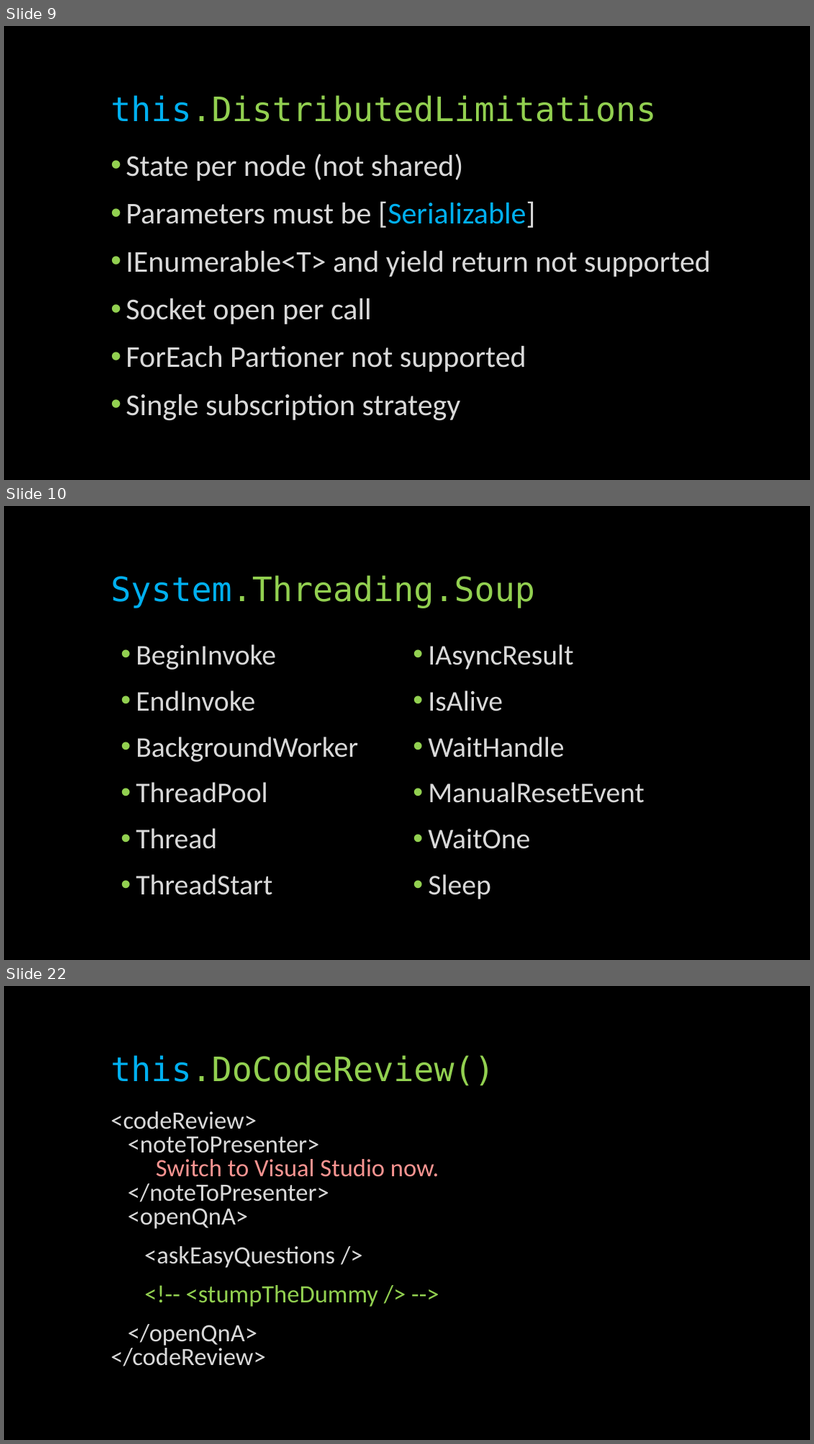
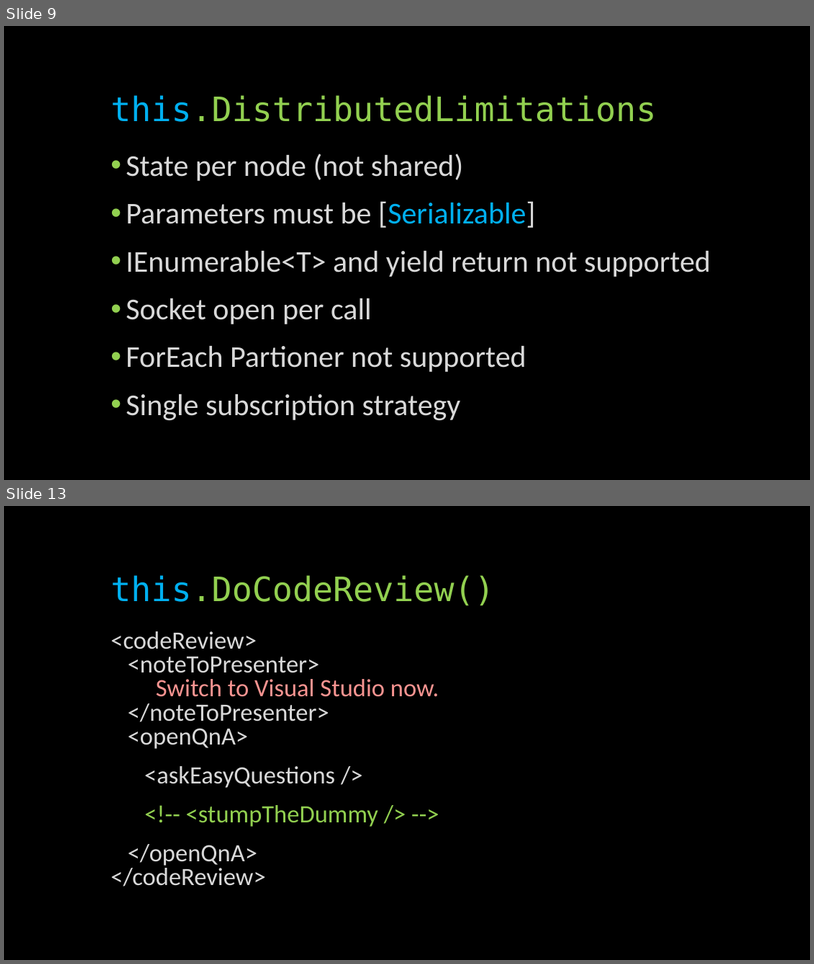
Before and after one commit to glennneiger/duovia-distributed, a slide deck: docs/distributed_demo.pptx. Shown one above the other, each under a label of ours: slides 9, 10 and 22 before the commit, slides 9 and 13 after it; the slides between them are not shown. The pictures are 814x1444 and 814x964 pixels, drawn with LibreOffice and Linux fonts; fonts in the diff are those of the drawing. Boxes give left, top, right and bottom in pixels: in the first picture for what was removed or moved away, otherwise in the second. Text is boxed around its words. In the diff, an @@ line names an element or a change of style, - is before the commit and + after.

```diff
--- a/docs/distributed_demo.pptx
+++ b/docs/distributed_demo.pptx
@@ slide 10 removed at (4, 506, 810, 960), background #000000 @@
@@ title removed at (111, 575, 535, 608) @@
-System.Threading.Soup
@@ text removed at (136, 644, 358, 895) @@
-• BeginInvoke
-• EndInvoke
-• BackgroundWorker
-• ThreadPool
-• Thread
-• ThreadStart
@@ text removed at (428, 644, 645, 899) @@
-• IAsyncResult
-• IsAlive
-• WaitHandle
-• ManualResetEvent
-• WaitOne
-• Sleep
@@ what was slide 22 is now slide 13 @@
```
Also in this commit, not shown: 1 slide changed, 3 slides added, 11 other slides removed.
